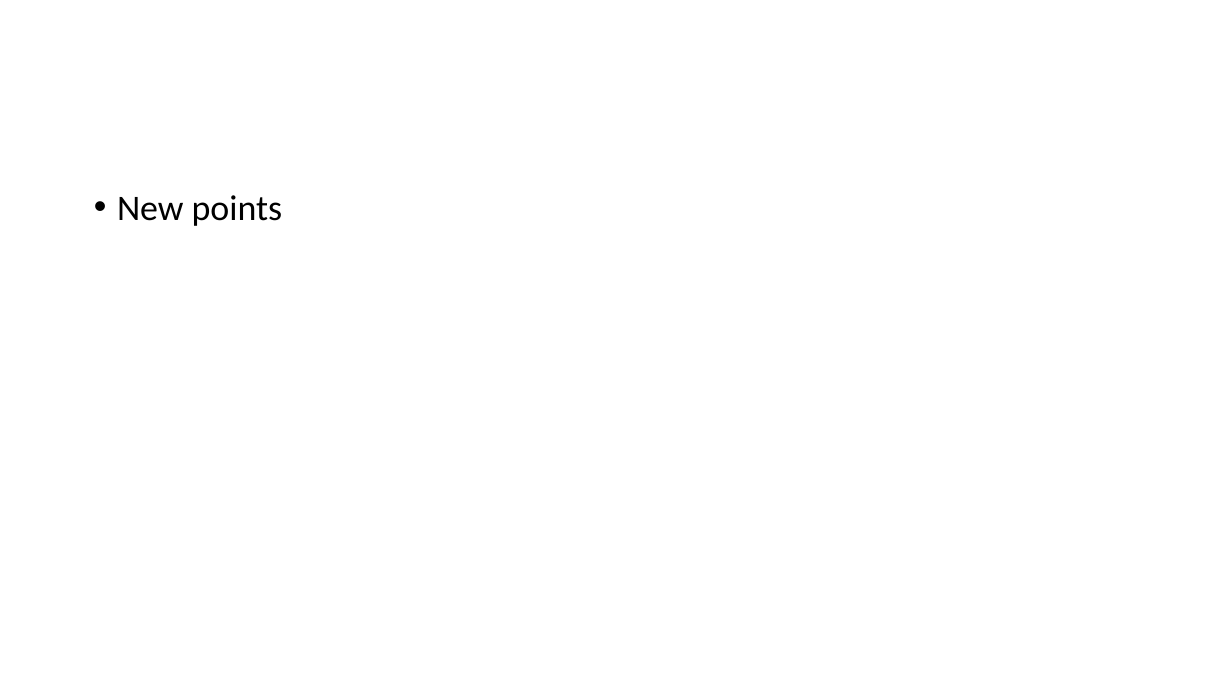
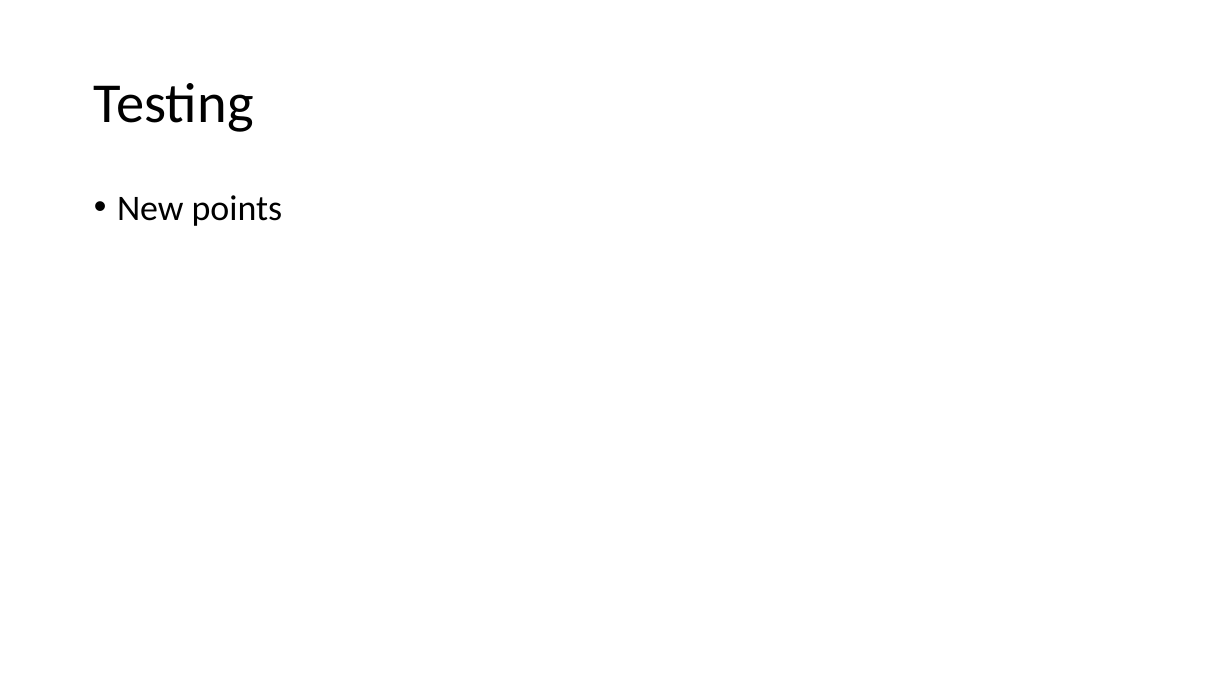
Before and after one commit to usd17093/TestGit, a slide deck: slide 2 of Data Section.pptx. Drawn at 1232x693 pixels with LibreOffice and Linux fonts; fonts in the diff are those of the drawing. Boxes give left, top, right and bottom in pixels: in the first picture for what was removed or moved away, otherwise in the second. Text is boxed around its words. In the diff, an @@ line names an element or a change of style, - is before the commit and + after.

Commit message:
Edited

```diff
--- a/Data Section.pptx
+++ b/Data Section.pptx
@@ title added at box(94, 83, 254, 132), 44 pt, text #000000 @@
+Testing
```
